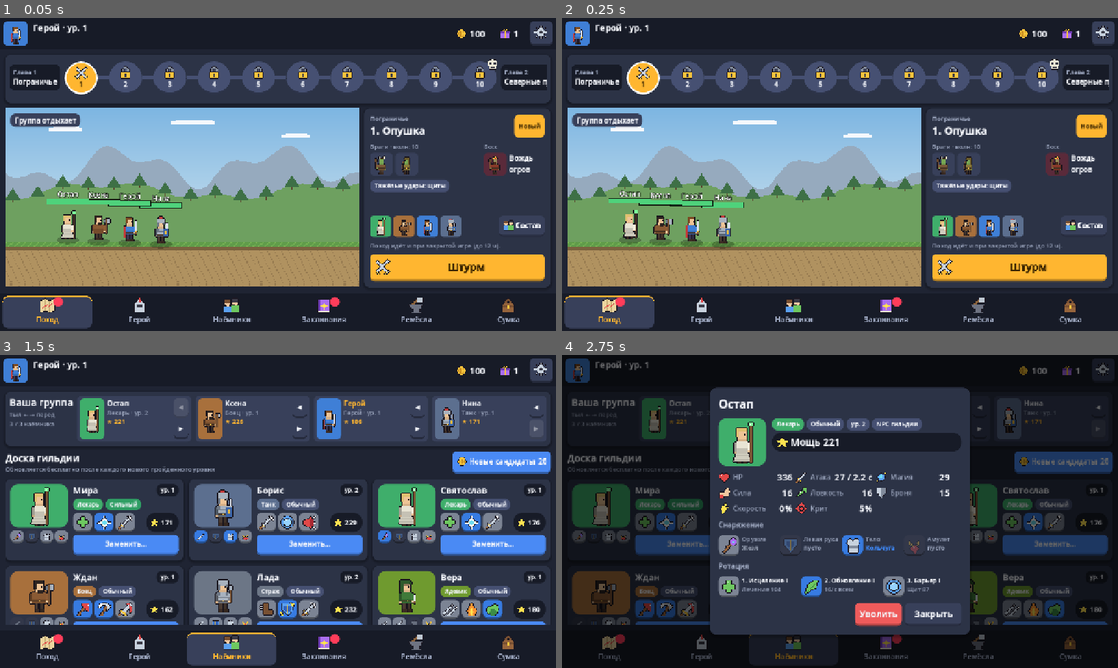
Above: before the commit, frames 1-4 (two rows, left to right).
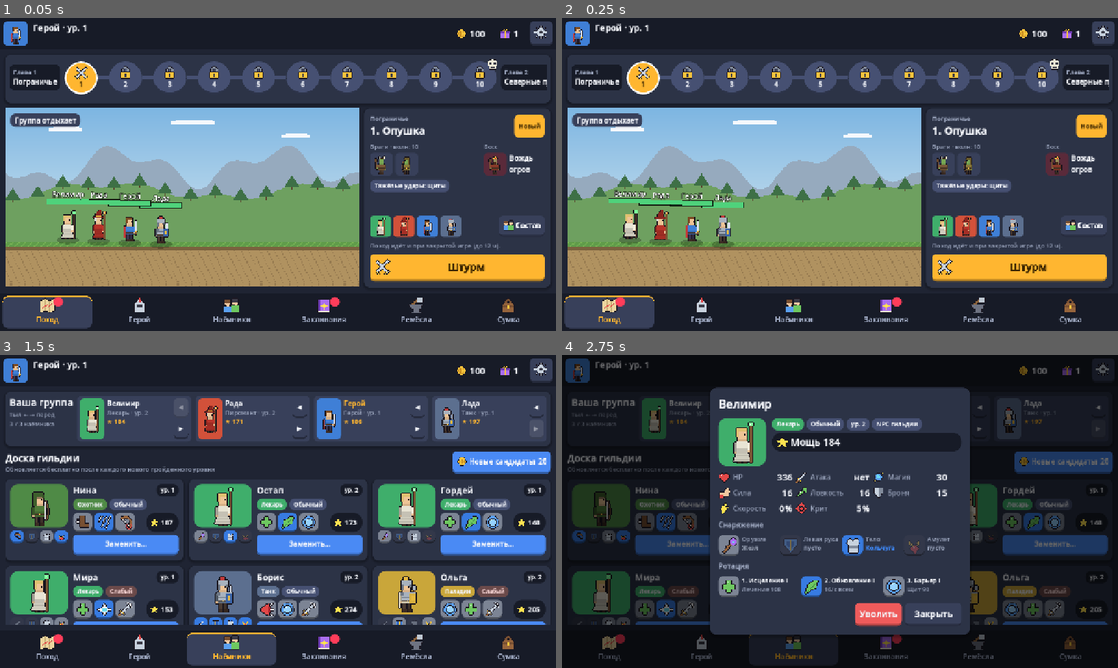
Above: after the commit, the same moments.

Repository: Zapolskikh/async-hero-rpg
Game: Godot game, scene res://scenes/main.tscn
The game is run twice, just before and just after one commit, with the same random seed, the same clock (stepped at 60 frames per second) and the same inputs.
Inputs (mouse positions are in pixels of both pictures, inside the frame that each line leads up to):
- Up to frame 1 (0.05 s): no input
- Up to frame 2 (0.25 s): no input
- Up to frame 3 (1.5 s): click (83, 414) at 0.5 s; click "Состав" at 1.25 s
- Up to frame 4 (2.75 s): click (656, 417) at 2.02 s

The runs differ from the first frame. In frame 1, 0.6% of the frame differs, in the area x 9-75%, y 55-71%; in frame 2, 0.6%; in frame 3, 11%, in the area x 1-98%, y 13-87%; in frame 4, 5.0%.

Commit message:
Staff has no basic attack (more spell power); sword faster, bow and greatsword slower
Co-Authored-By: Claude Opus 5.5 <noreply@anthropic.com>
Claude-Session: https://claude.ai/code/session_01TnfTvx6YHctpzkqn983XSi

Diff:
--- a/scripts/core/loot.gd
+++ b/scripts/core/loot.gd
@@ -20,19 +20,19 @@
 ##   speed: seconds between basic attacks
 ##   implicit: [stat, value per item level] every item of this type has
 const WEAPON_TYPES := {
-	"sword":      {"name": "Меч", "hands": 1, "stat": "str", "coef": 1.0, "dmg": 2.0, "speed": 1.6,
+	"sword":      {"name": "Меч", "hands": 1, "stat": "str", "coef": 0.81, "dmg": 1.63, "speed": 1.3,
 		"implicit": ["str", 1.2], "names": ["Меч", "Клинок", "Палаш", "Сабля"],
 		"affixes": ["str", "crit", "haste", "hp"]},
-	"greatsword": {"name": "Двуручный меч", "hands": 2, "stat": "str", "coef": 1.5, "dmg": 3.6, "speed": 2.6,
+	"greatsword": {"name": "Двуручный меч", "hands": 2, "stat": "str", "coef": 1.73, "dmg": 4.15, "speed": 3.0,
 		"implicit": ["str", 2.4], "names": ["Двуручник", "Цвайхандер", "Секира", "Молот"],
 		"affixes": ["str", "crit", "hp", "armor"]},
 	"shield":     {"name": "Щит", "hands": 1, "offhand": true, "stat": "", "coef": 0.0, "dmg": 0.0, "speed": 0.0,
 		"implicit": ["armor", 3.0], "names": ["Щит", "Баклер", "Павеза", "Эгида"],
 		"affixes": ["hp", "armor", "str", "power"]},
-	"staff":      {"name": "Посох", "hands": 2, "stat": "power", "coef": 0.8, "dmg": 1.4, "speed": 2.2,
-		"implicit": ["power", 2.6], "names": ["Посох", "Жезл", "Скипетр", "Шест"],
+	"staff":      {"name": "Посох", "hands": 2, "no_attack": true, "stat": "power", "coef": 0.0, "dmg": 0.0, "speed": 0.0,
+		"implicit": ["power", 3.8], "names": ["Посох", "Жезл", "Скипетр", "Шест"],
 		"affixes": ["power", "haste", "crit", "hp"]},
-	"bow":        {"name": "Лук", "hands": 2, "stat": "agi", "coef": 1.15, "dmg": 2.4, "speed": 2.0,
+	"bow":        {"name": "Лук", "hands": 2, "stat": "agi", "coef": 1.61, "dmg": 3.36, "speed": 2.8,
 		"implicit": ["agi", 2.4], "names": ["Лук", "Длинный лук", "Самострел", "Рекурсив"],
 		"affixes": ["agi", "crit", "haste", "hp"]},
 }
@@ -149,6 +149,8 @@
 	var off = gear.get("offhand")
 	var hit := 0.0
 	var speed := float(UNARMED["speed"])
+	if main != null and WEAPON_TYPES.get(main.get("wtype", ""), {}).get("no_attack", false):
+		return {"atk": 0.0, "atk_speed": 0.0}   # staff: no basic attacks, it powers the spells
 	if main != null and main.has("wtype") and float(WEAPON_TYPES[main["wtype"]]["dmg"]) > 0.0:
 		var wt: Dictionary = WEAPON_TYPES[main["wtype"]]
 		hit = float(st.get(wt["stat"], 0.0)) * float(wt["coef"]) + float(main.get("dmg", 0.0))
@@ -165,7 +167,9 @@
 		return ""
 	var wt: Dictionary = WEAPON_TYPES[item["wtype"]]
 	var parts := [wt["name"] + (" (двуручное)" if int(wt["hands"]) == 2 else "")]
-	if float(wt["dmg"]) > 0.0:
+	if wt.get("no_attack", false):
+		parts.append("не атакует, усиливает заклинания")
+	elif float(wt["dmg"]) > 0.0:
 		parts.append("урон %d · удар раз в %.1f с" % [int(item.get("dmg", 0)), float(wt["speed"])])
 		parts.append("растёт от %s" % {"str": "силы", "agi": "ловкости", "power": "силы заклинаний"}[wt["stat"]])
 	return " · ".join(parts)
--- a/scripts/sim/battle_sim.gd
+++ b/scripts/sim/battle_sim.gd
@@ -168,6 +168,8 @@
 			u.spell_cd = u.spell_interval()
 			return
 		u.spell_cd = BattleUnit.RETRY_DELAY
+	if u.atk <= 0.0:
+		return   # no basic attacks (staff)
 	u.attack_cd -= STEP
 	if u.attack_cd <= 0.0:
 		u.attack_cd = u.attack_interval()
--- a/scripts/ui/main.gd
+++ b/scripts/ui/main.gd
@@ -628,7 +628,7 @@
 	pwh.add_child(UI.title(str(Roster.power_score(snap)), 28, Style.PRIMARY))
 	sv.add_child(pw)
 	sv.add_child(UI.stat_row("hp", "Здоровье", "%d" % st["hp"]))
-	sv.add_child(UI.stat_row("atk", "Атака", "%d · %.1f с" % [st["atk"], st.get("atk_speed", 1.6) / (1.0 + st["haste"])]))
+	sv.add_child(UI.stat_row("atk", "Атака", ("%d · %.1f с" % [st["atk"], st.get("atk_speed", 1.6) / (1.0 + st["haste"])]) if st["atk"] > 0 else "нет (посох)"))
 	sv.add_child(UI.stat_row("str", "Сила", "%d" % st["str"]))
 	sv.add_child(UI.stat_row("agi", "Ловкость", "%d" % st["agi"]))
 	sv.add_child(UI.stat_row("power", "Сила заклинаний", "%d" % st["power"]))
@@ -1129,7 +1129,7 @@
 	top.add_child(UI.expand(tv))
 	body.add_child(top)
 	var stats := UI.grid(3, 8)
-	for row in [["hp", "HP", "%d" % st["hp"]], ["atk", "Атака", "%d / %.1f с" % [st["atk"], st.get("atk_speed", 1.6)]],
+	for row in [["hp", "HP", "%d" % st["hp"]], ["atk", "Атака", ("%d / %.1f с" % [st["atk"], st.get("atk_speed", 1.6)]) if st["atk"] > 0 else "нет"],
 			["power", "Магия", "%d" % st["power"]], ["str", "Сила", "%d" % st.get("str", 0)], ["agi", "Ловкость", "%d" % st.get("agi", 0)],
 			["armor", "Броня", "%d" % st["armor"]], ["haste", "Скорость", "%d%%" % roundi(st.get("haste", 0.0) * 100)],
 			["crit", "Крит", "%d%%" % roundi(st.get("crit", 0.0) * 100)]]:
--- a/tests/rules_tests.gd
+++ b/tests/rules_tests.gd
@@ -121,7 +121,9 @@
 	var staff := _weapon(rng, "staff")
 	var s_hi := Roster.combat_stats({"str": 10.0, "agi": 10.0, "power": 60.0, "hp": 100.0}, {"weapon": staff})
 	var s_lo := Roster.combat_stats({"str": 10.0, "agi": 10.0, "power": 10.0, "hp": 100.0}, {"weapon": staff})
-	check(b_hi["atk"] > b_lo["atk"] and s_hi["atk"] > s_lo["atk"], "bow scales with agility, staff with spell power")
+	check(b_hi["atk"] > b_lo["atk"], "bow scales with agility")
+	check(s_hi["atk"] == 0 and s_lo["atk"] == 0 and staff["affixes"][0]["stat"] == "power", "staff: no basic attack, adds spell power")
+	check(st_sw["atk_speed"] < 1.6 and st_gs["atk_speed"] >= 3.0, "one-handed sword is fast, greatsword slow")
 	# weapon spells: requirement and bonus
 	check(not Db.spell_usable("aimed_shot", ["sword"]) and Db.spell_usable("aimed_shot", ["bow"]), "aimed shot needs a bow")
 	check(Db.spell_bonus("fireball", ["staff"]) > 1.0 and Db.spell_bonus("fireball", ["sword"]) == 1.0, "fireball is stronger with a staff")
@@ -136,7 +138,7 @@
 	hero["equipped"]["weapon"] = bow
 	var u2 := BattleUnit.new(5, 0, 0, Roster.hero_snapshot(hero, {"aimed_shot": {"lvl": 1, "copies": 0}}))
 	sim.setup([u2], [{"name": "dummy", "stats": {"hp": 99999.0, "atk": 0.0, "power": 0.0}}], 1)
-	check(sim._find_spell_target(u2, "aimed_shot") != null and u2.atk_speed == 2.0, "with a bow it is used; the bow shoots every 2.0 s")
+	check(sim._find_spell_target(u2, "aimed_shot") != null and u2.atk_speed == 2.8, "with a bow it is used; the bow shoots every 2.8 s")
 	# v4 -> v5: old weapons get a type, attack becomes strength
 	var old := fresh(32)
 	old["hero"]["equipped"]["weapon"] = {"id": "x1", "slot": "weapon", "name": "Посох", "rarity": 1, "ilvl": 5,
@@ -147,10 +149,10 @@
 	var q = JSON.parse_string(JSON.stringify(old))
 	Rules.migrate(q, T0)
 	var w: Dictionary = q["hero"]["equipped"]["weapon"]
-	check(w["wtype"] == "staff" and w["dmg"] > 0 and w["affixes"][0]["stat"] == "str", "old 'Посох' became a staff, attack became strength")
+	check(w["wtype"] == "staff" and w["affixes"][0]["stat"] == "str", "old 'Посох' became a staff, attack became strength")
 	check(q["inventory"][0]["affixes"][0]["stat"] == "str" and q["hero"]["equipped"].has("offhand"), "old items lose the attack stat; left hand slot added")
 	var qs := Rules.hero_snapshot(q)
-	check(qs["weapons"] == ["staff"] and qs["stats"]["atk"] > 0, "migrated hero has a working attack")
+	check(qs["weapons"] == ["staff"] and qs["stats"]["atk"] == 0, "migrated staff hero casts instead of attacking")
 
 func test_talents() -> void:
 	print("talents")
Not shown, changed: README.md
